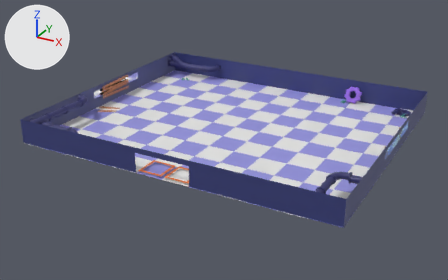
What one commit did to the glTF model client/public/models/RolesLevel.glb.
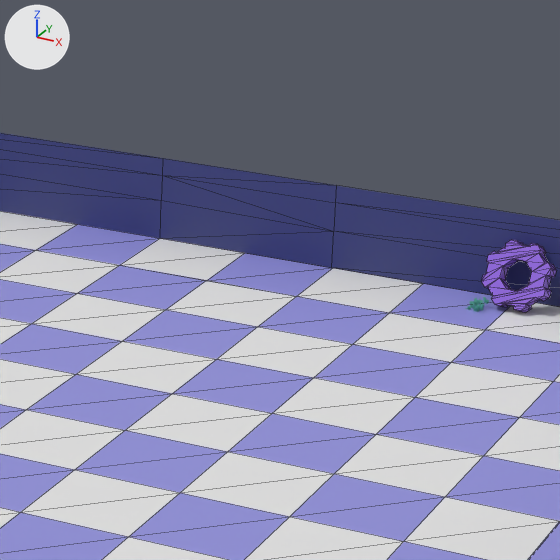
Each version appears first whole from a 50 mm camera at (25.48, -48.59, 22.68) aimed at (-0.53, -1.31, -0.96), and next in a close-up on the part from 51% to 81% of the width and 10% to 58% of the height. The lights are fixed; the arrows at upper left show +X, +Y and +Z. The last two pictures show the newer version. The close-ups show mesh edges as thin lines. Where no turn or scale is listed for an object, it has been applied to the vertices. Vertices at exactly the same position are counted once.
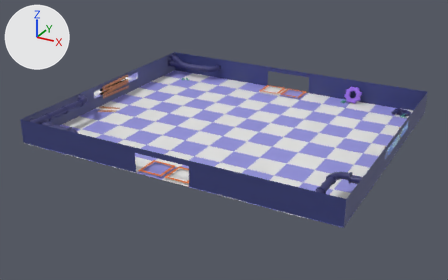
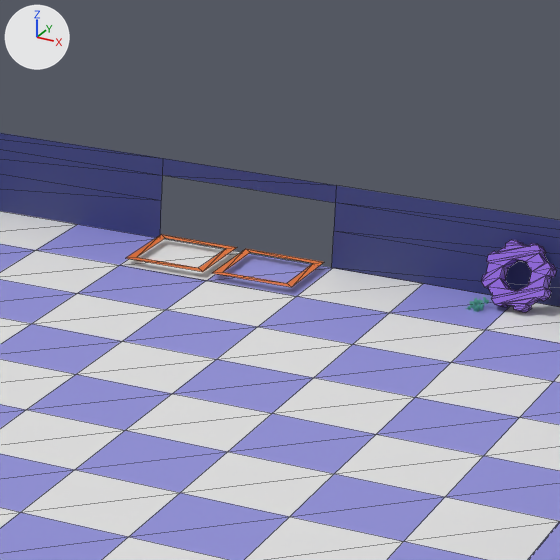
What differs and where, as boxes (x1, y1, x2, y2) in the close-ups (560 x 560 px):
'indicator-special-cross.013', added (orange)
    after: (213, 249, 324, 287)
'indicator-special-cross.012', added (orange)
    after: (127, 234, 237, 272)
part 1 of me_cube_273, deleted
    before: (160, 175, 335, 268)

The change in detail:
me_cube_273 is used by ob_room_003; location (0.32, -4.83, 0.0).
Verts and faces of me_cube_273; kept vertices keep their numbers, new ones are numbered from 100.
Before the commit, vertices of me_cube_273: 73 (-2.8, 17.3, 0.0) at pixel (160, 238), 75 (-2.8, 17.3, 1.8) at pixel (162, 175), 76 (-2.8, 17.3, 1.1) at pixel (161, 200), 78 (2.1, 17.3, 0.0) at pixel (331, 267), 79 (2.1, 17.3, 1.8) at pixel (335, 202).
Before the commit, vertices of me_cube_273: 80 (2.1, 17.3, 1.0) at pixel (333, 231).
me_cube_273 had 100 vertices, 126 faces and spanned x -15.3..14.7, y -7.6..17.3, z 0.0..2.3.
me_cube_273 now has 100 vertices, 122 faces and spans x -15.3..14.7, y -7.6..17.3, z 0.0..2.3.
Part 1, on me_cube_273:
Faces deleted: (75, 79, 80), (73, 80, 78), (75, 80, 76), (73, 76, 80).
Object 'indicator-special-cross.013' (ob_indicator_special_cross_013) is new; it shows a copy of the mesh of ob_indicator_special_cross_011.
Its location is (1.2, 11.2, 0.19).
Object 'indicator-special-cross.012' (ob_indicator_special_cross_012) is new; it shows a copy of the mesh of ob_indicator_special_cross_011.
Its location is (-1.27, 11.19, 0.19).
